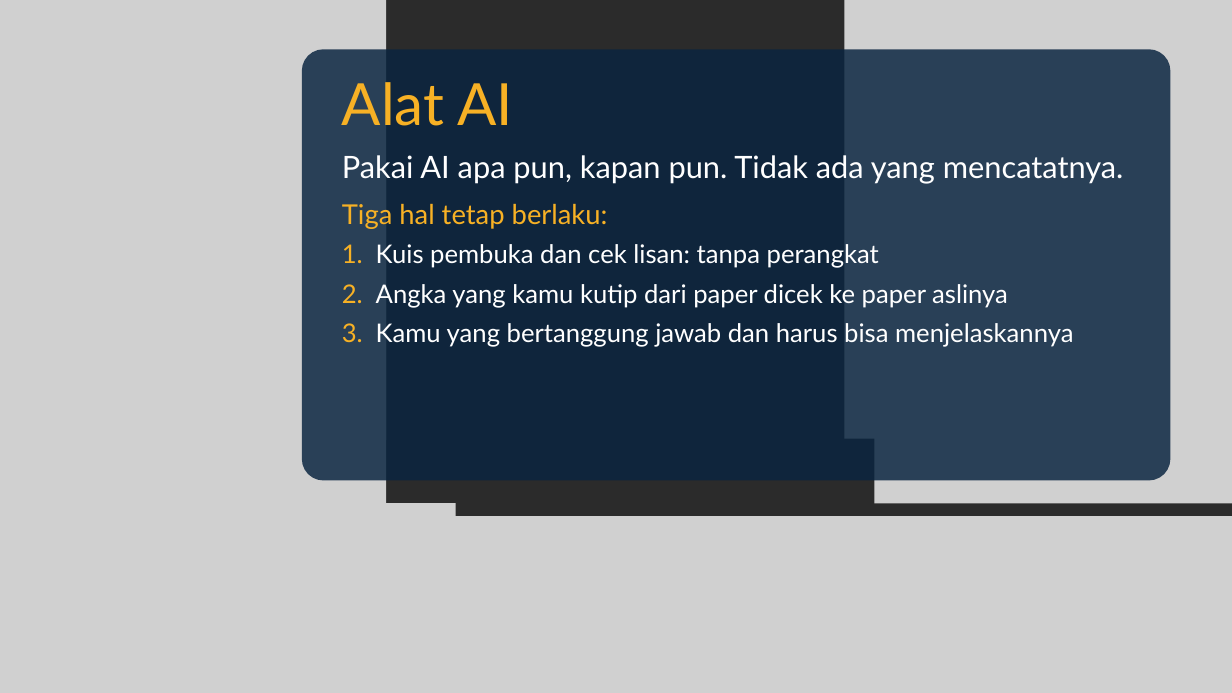
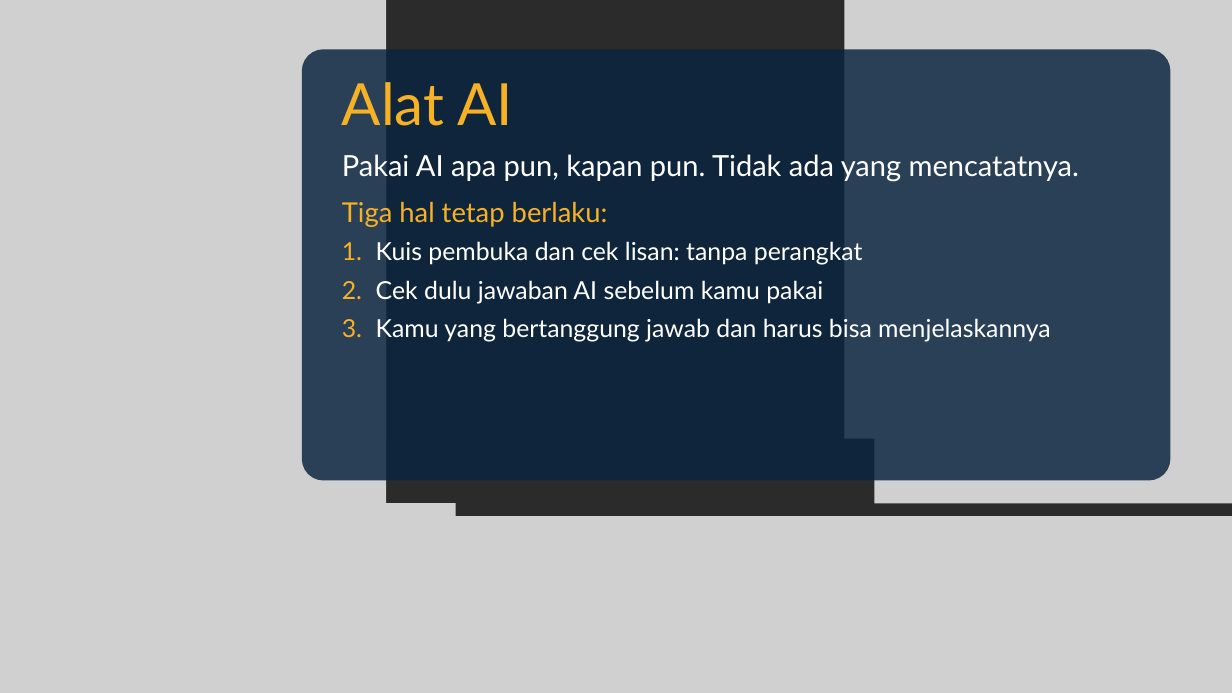
Before and after one commit to dafx7/COMPUTING-AI-ML-OPTIMIZATION, a slide deck: slide 18 of week0/slides/Pertemuan-0-Kickoff.pptx (slide 25 before the commit). Drawn at 1232x693 pixels with LibreOffice and Linux fonts; fonts in the diff are those of the drawing; grey boxes stand for pictures; background and template pictures are left out; a plain dark background stands for a picture behind light text. Boxes give left, top, right and bottom in pixels: in the first picture for what was removed or moved away, otherwise in the second. Text is boxed around its words. In the diff, an @@ line names an element or a change of style, - is before the commit and + after.

```diff
--- a/week0/slides/Pertemuan-0-Kickoff.pptx
+++ b/week0/slides/Pertemuan-0-Kickoff.pptx
@@ text at (342,154,1079,342): size 36 to 34 pt in "Pakai AI apa pun, kapan pun. Tidak ..."; size 30 to 29 pt in "Kuis pembuka dan cek lisan: tanpa perangkat", "Kamu yang bertanggung jawab dan harus bisa ..." @@
@@ text at (376,280,823,304): text changed; size 30 to 29 pt @@
-2. Angka yang kamu kutip dari paper dicek ke paper aslinya
+2. Cek dulu jawaban AI sebelum kamu pakai
```
Also in this commit, not shown: 10 other slides changed, 14 slides added, 14 slides removed, 3 other files.
